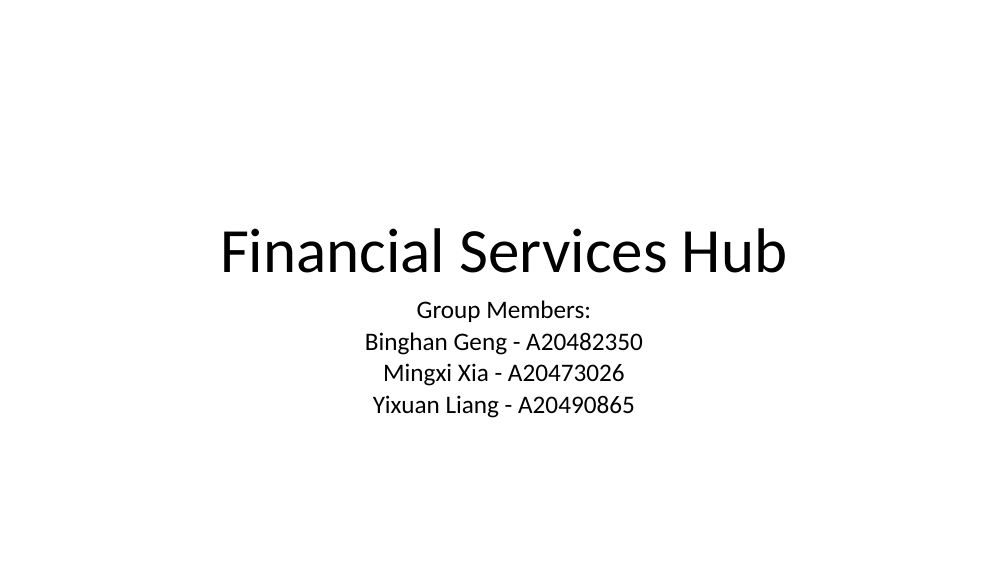
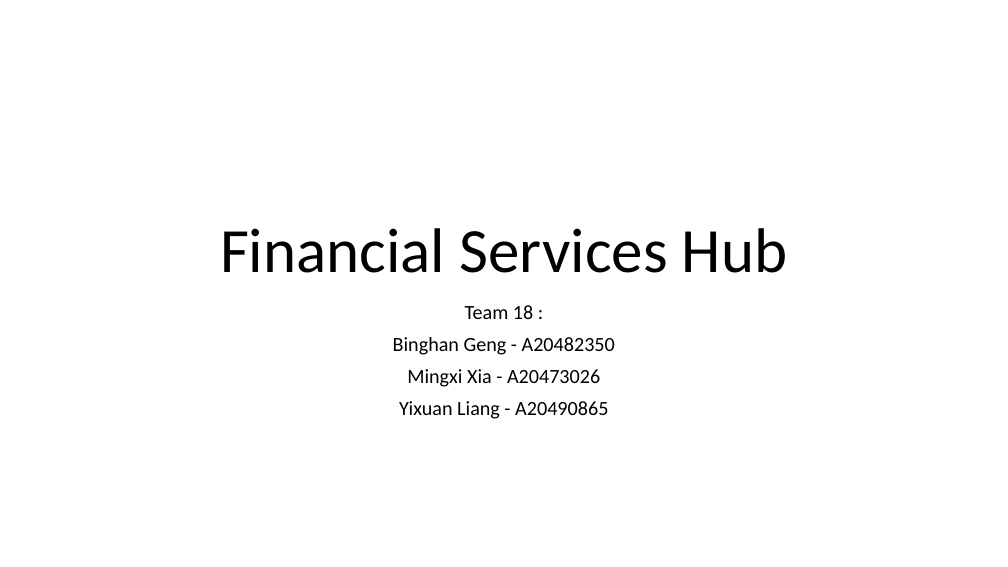
Before and after one commit to HannahGeng/CSP584-FinalProject, a slide deck: slide 1 of Phase1/document/Financial-Services-Hub-Phase1.pptx. Drawn at 1008x567 pixels with LibreOffice and Linux fonts; fonts in the diff are those of the drawing. Boxes give left, top, right and bottom in pixels: in the first picture for what was removed or moved away, otherwise in the second. Text is boxed around its words. In the diff, an @@ line names an element or a change of style, - is before the commit and + after.

```diff
--- a/Phase1/document/Financial-Services-Hub-Phase1.pptx
+++ b/Phase1/document/Financial-Services-Hub-Phase1.pptx
@@ subtitle at [465,305,533,319]: text changed; size 24 to 19.2 pt @@
-Group Members:
+Team 18 :
@@ subtitle at [393,337,615,419]: size 24 to 19.2 pt in "Binghan Geng - A20482350", "Mingxi Xia - A20473026", "Yixuan Liang - A20490865"; line spacing 0.7 to 0.9 @@
```
Also in this commit, not shown: 4 slides added, 2 slides removed, 9 other files.
